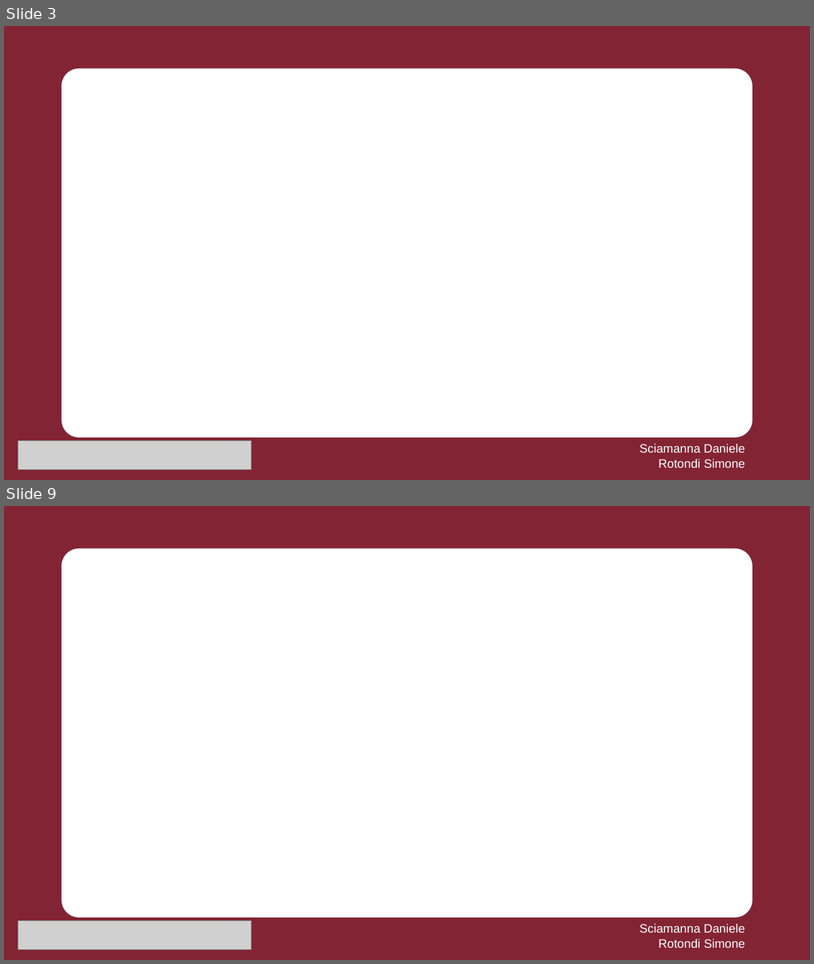
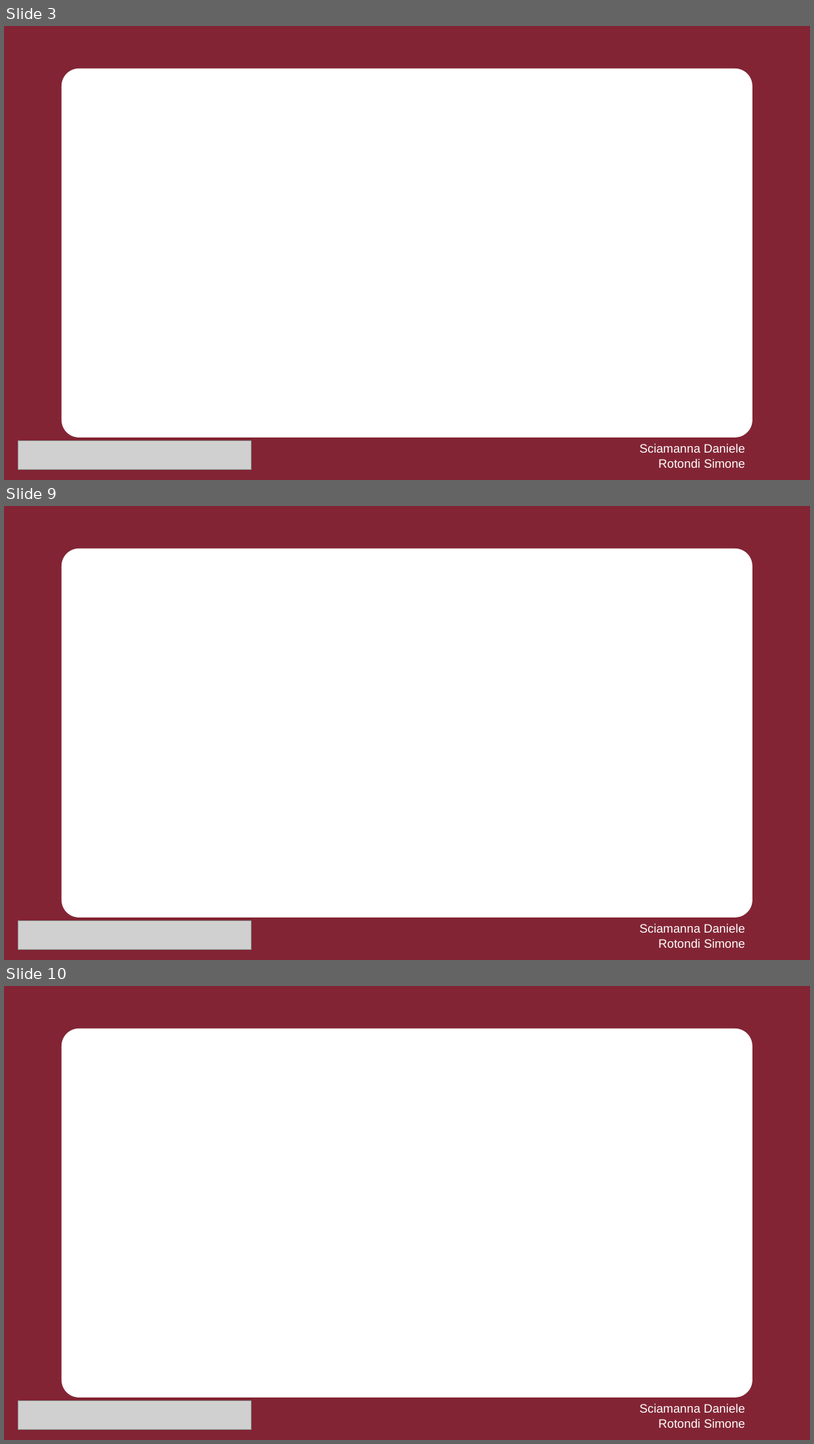
Before and after one commit to spbisc97/DigitalFreaks, a slide deck: DigitalPresentation.odp. Shown one above the other, each under a label of ours: slides 3 and 9 before the commit, slides 3, 9 and 10 after it; the slides between them are not shown. The pictures are 814x964 and 814x1444 pixels, drawn with LibreOffice and Linux fonts; fonts in the diff are those of the drawing; grey boxes stand for pictures. Boxes give left, top, right and bottom in pixels: in the first picture for what was removed or moved away, otherwise in the second. Text is boxed around its words. In the diff, an @@ line names an element or a change of style, - is before the commit and + after.

Commit message:
update

```diff
--- a/DigitalPresentation.odp
+++ b/DigitalPresentation.odp
@@ slide 9 added at (4, 506, 810, 960), background #822434 @@
@@ rounded rectangle added at (62, 548, 754, 917), fill #FFFFFF @@
@@ picture added at (18, 921, 252, 950) @@
@@ text added at (640, 923, 746, 947), 12 pt, text #FFFFFF @@
+Sciamanna Daniele
+Rotondi Simone
@@ what was slide 9 is now slide 10 @@
```
Also in this commit, not shown: 2 slides changed.
